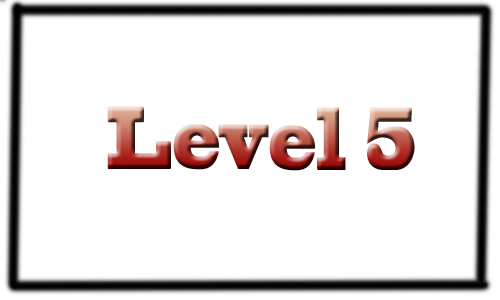
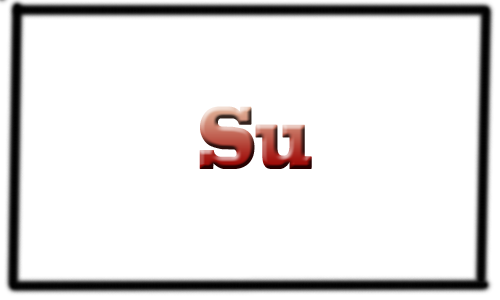
Layered file, before and after one edit (500x300). Changes by layer:
renamed "Level 5" to "Su", painted on it over (x1=107, y1=106, x2=415, y2=171)
